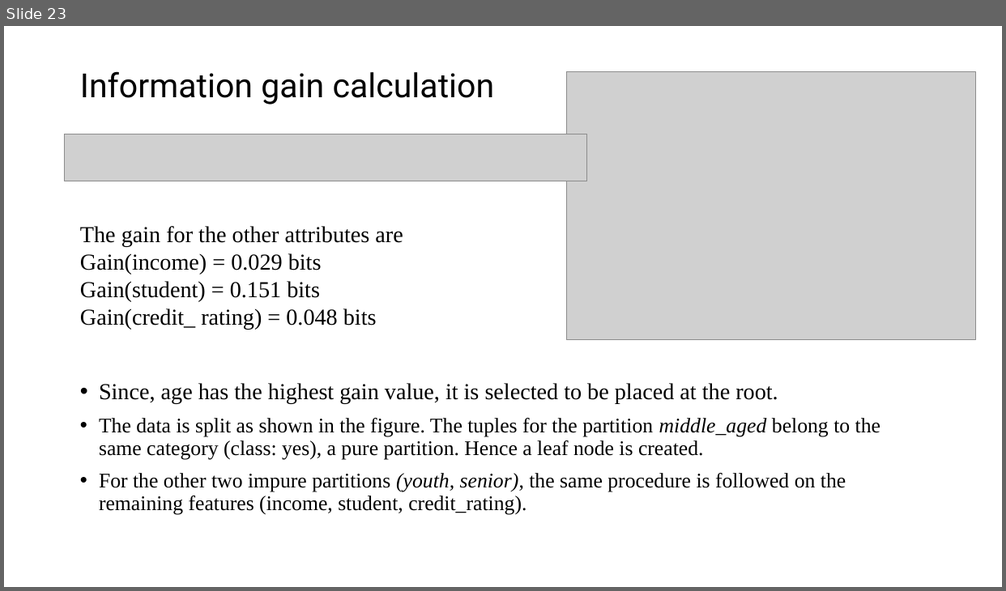
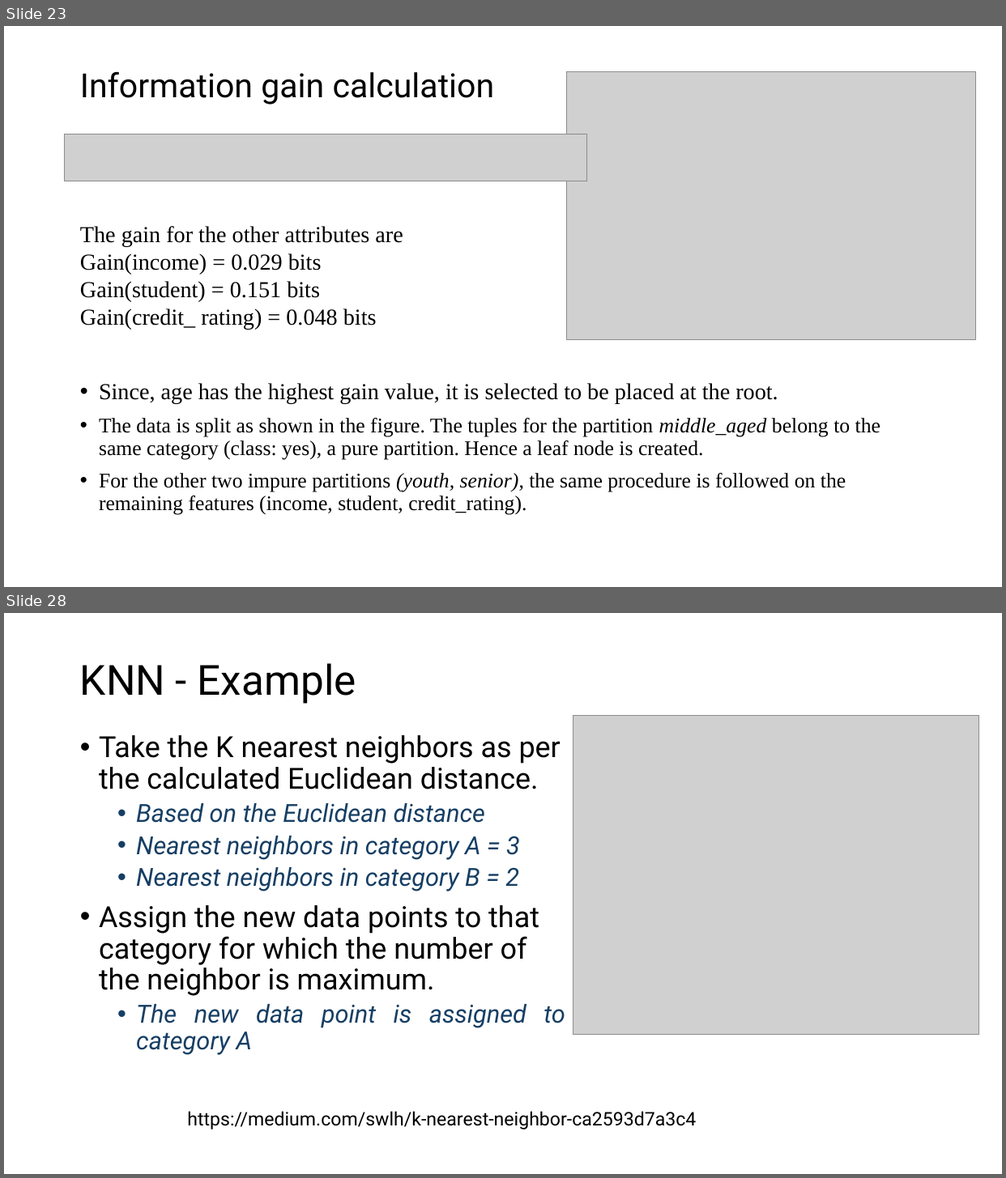
Before and after one commit to gurungdipen/FDS-2024, a slide deck: Modeling.pptx. Shown one above the other, each under a label of ours: slide 23 before the commit, slides 23 and 28 after it; the slides between them are not shown. The pictures are 1006x591 and 1006x1178 pixels, drawn with LibreOffice and Linux fonts; fonts in the diff are those of the drawing; grey boxes stand for pictures. Boxes give left, top, right and bottom in pixels: in the first picture for what was removed or moved away, otherwise in the second. Text is boxed around its words. In the diff, an @@ line names an element or a change of style, - is before the commit and + after.

```diff
--- a/Modeling.pptx
+++ b/Modeling.pptx
@@ slide 28 added at box(4, 613, 1002, 1174), background #FFFFFF @@
@@ title added at box(80, 663, 356, 704), 40 pt, text #000000 @@
+KNN - Example
@@ picture added at box(573, 716, 979, 1034) @@
@@ text added at box(99, 735, 565, 1055), 28 pt, text #000000 @@
+• Take the K nearest neighbors as per the calculated Euclidean distance.
+  • Based on the Euclidean distance
+  • Nearest neighbors in category A = 3
+  • Nearest neighbors in category B = 2
+• Assign the new data points to that category for which the number of the neighbor is maximum.
+  • The new data point is assigned to category A
@@ text added at box(187, 1111, 696, 1130), 18 pt, text #000000 @@
+https://medium.com/swlh/k-nearest-neighbor-ca2593d7a3c4
```
Also in this commit, not shown: 7 other slides added.
